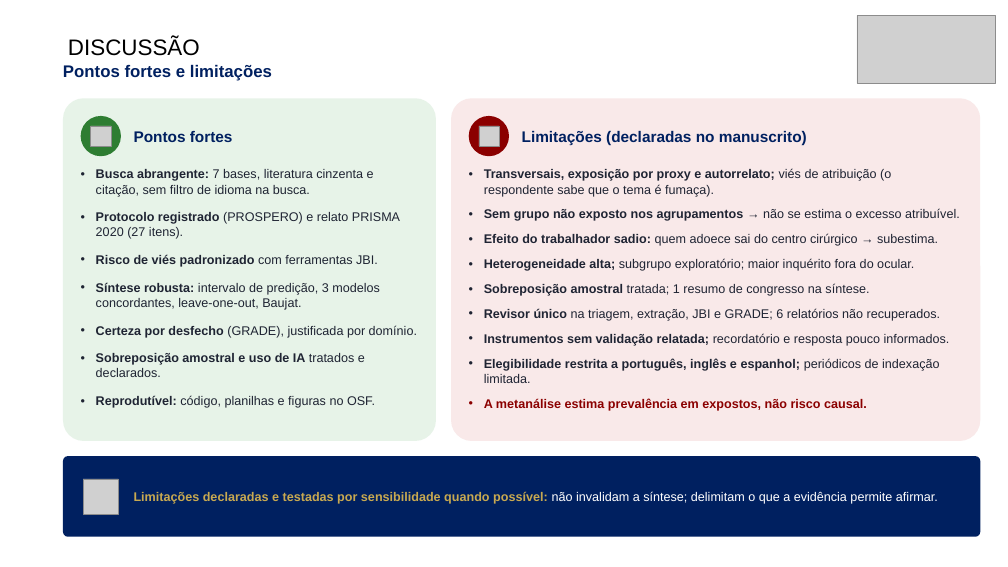
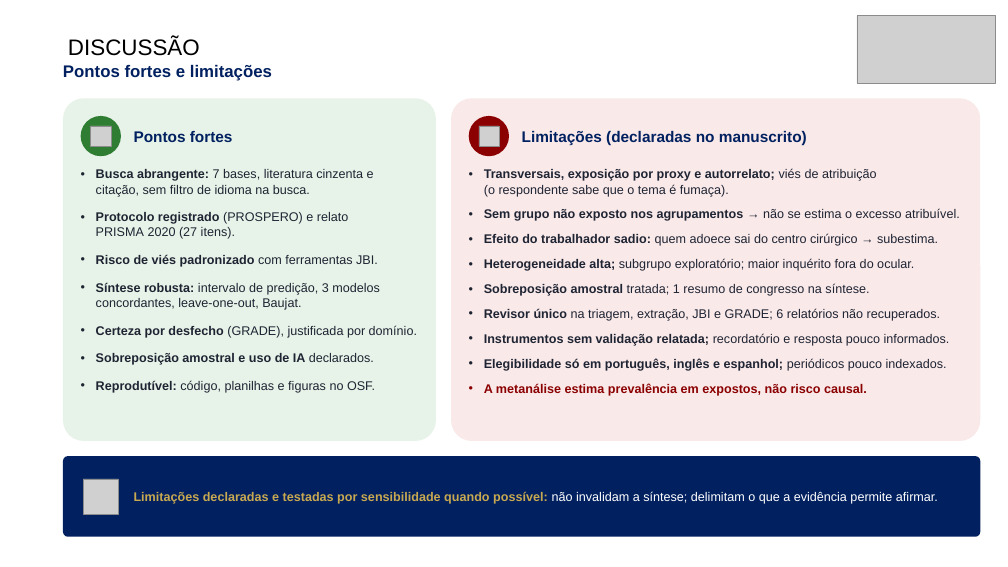
Before and after one commit to ravibuzz/IC-fumaca, a slide deck: slide 16 of apresentacao/SEMICA_Fumaca_Cirurgica_Baccaro.pptx. Drawn at 1008x567 pixels with LibreOffice and Linux fonts; fonts in the diff are those of the drawing; grey boxes stand for pictures; background and template pictures are left out. Boxes give left, top, right and bottom in pixels: in the first picture for what was removed or moved away, otherwise in the second. Text is boxed around its words. In the diff, an @@ line names an element or a change of style, - is before the commit and + after.

```diff
--- a/apresentacao/SEMICA_Fumaca_Cirurgica_Baccaro.pptx
+++ b/apresentacao/SEMICA_Fumaca_Cirurgica_Baccaro.pptx
@@ text at (x1=96, y1=353, x2=374, y2=365): text changed @@
-• Sobreposição amostral e uso de IA tratados e declarados.
+• Sobreposição amostral e uso de IA declarados.
@@ text at (x1=484, y1=358, x2=947, y2=371): text changed @@
-• Elegibilidade restrita a português, inglês e espanhol; periódicos de indexação limitada.
+• Elegibilidade só em português, inglês e espanhol; periódicos pouco indexados.
```
Also in this commit, not shown: 15 other slides changed, 11 other files.
